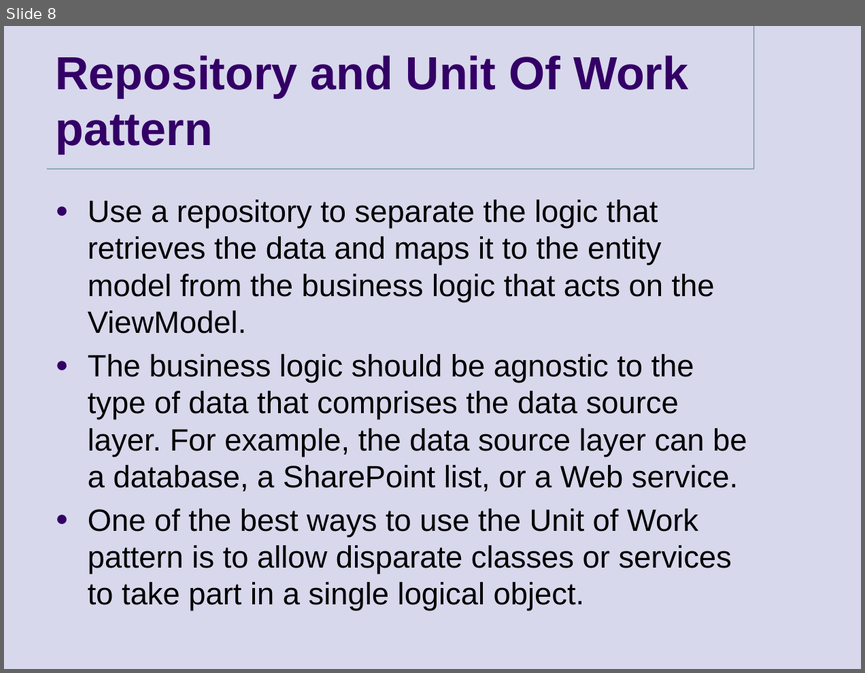
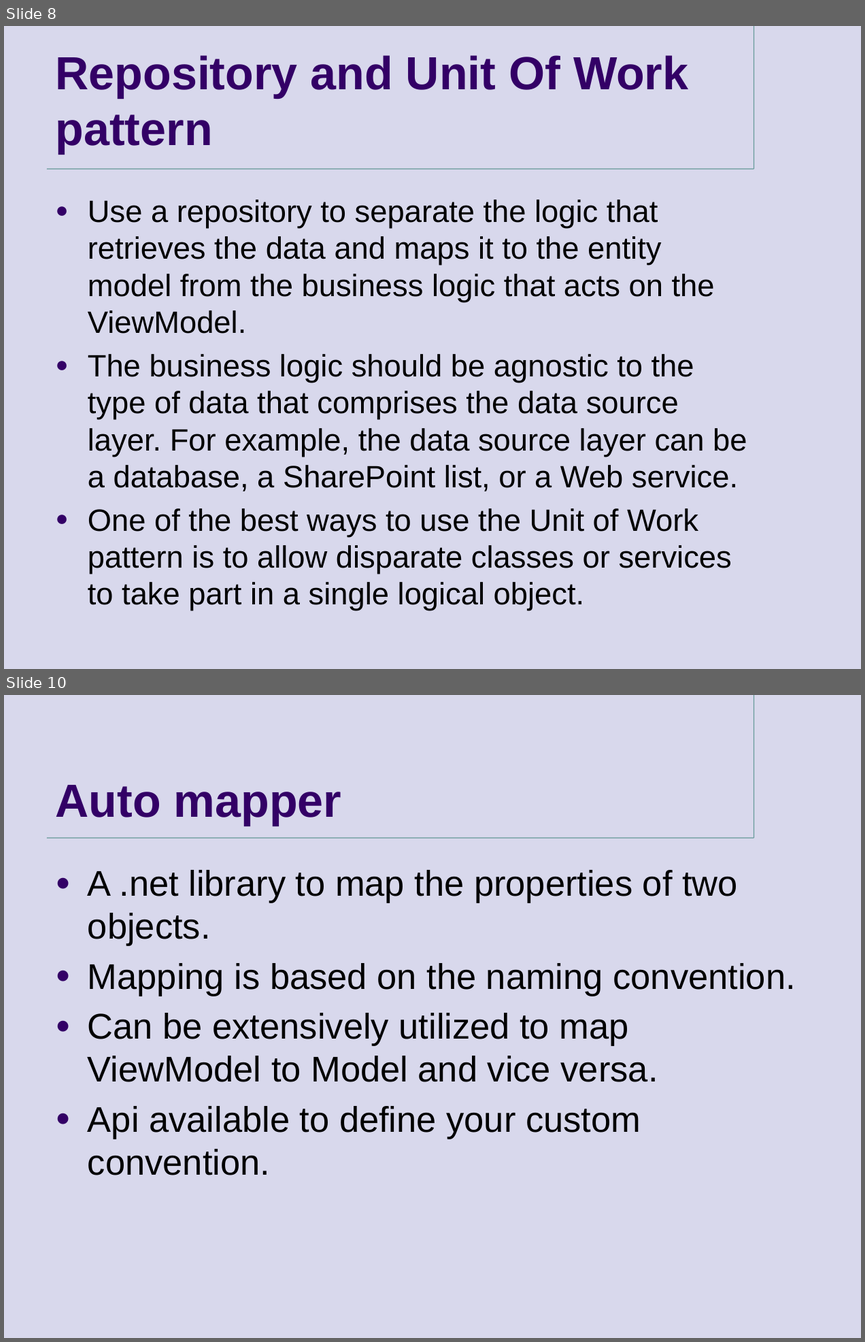
Before and after one commit to goldytech/QTec-II, a slide deck: QTec/Presentation.pptx. Shown one above the other, each under a label of ours: slide 8 before the commit, slides 8 and 10 after it; the slides between them are not shown. The pictures are 865x673 and 865x1342 pixels, drawn with LibreOffice and Linux fonts; fonts in the diff are those of the drawing; background and template pictures are left out. Boxes give left, top, right and bottom in pixels: in the first picture for what was removed or moved away, otherwise in the second. Text is boxed around its words. In the diff, an @@ line names an element or a change of style, - is before the commit and + after.

```diff
--- a/QTec/Presentation.pptx
+++ b/QTec/Presentation.pptx
@@ slide 10 added at <box>4,695,861,1338</box>, background #D8D8EC; not listed: 2 template elements that a slide beside it also shows @@
@@ title added at <box>56,785,341,826</box>, 39 pt, text #330066, bold @@
+Auto mapper
@@ text added at <box>88,870,795,1175</box>, 30 pt, text #000000 @@
+● A .net library to map the properties of two objects.
+● Mapping is based on the naming convention.
+● Can be extensively utilized to map ViewModel to Model and vice versa.
+● Api available to define your custom convention.
```
Also in this commit, not shown: 1 slide changed, 2 other slides added, 6 slides removed, 2 other files.
